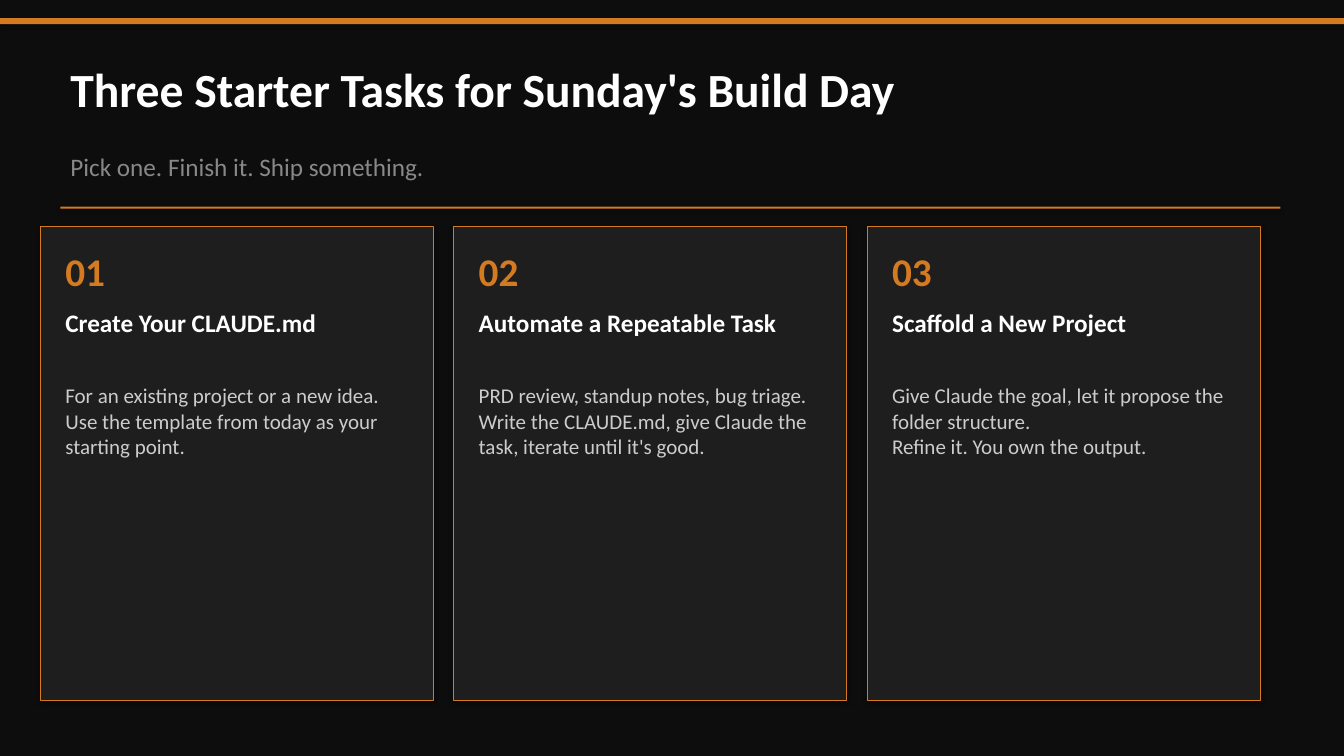
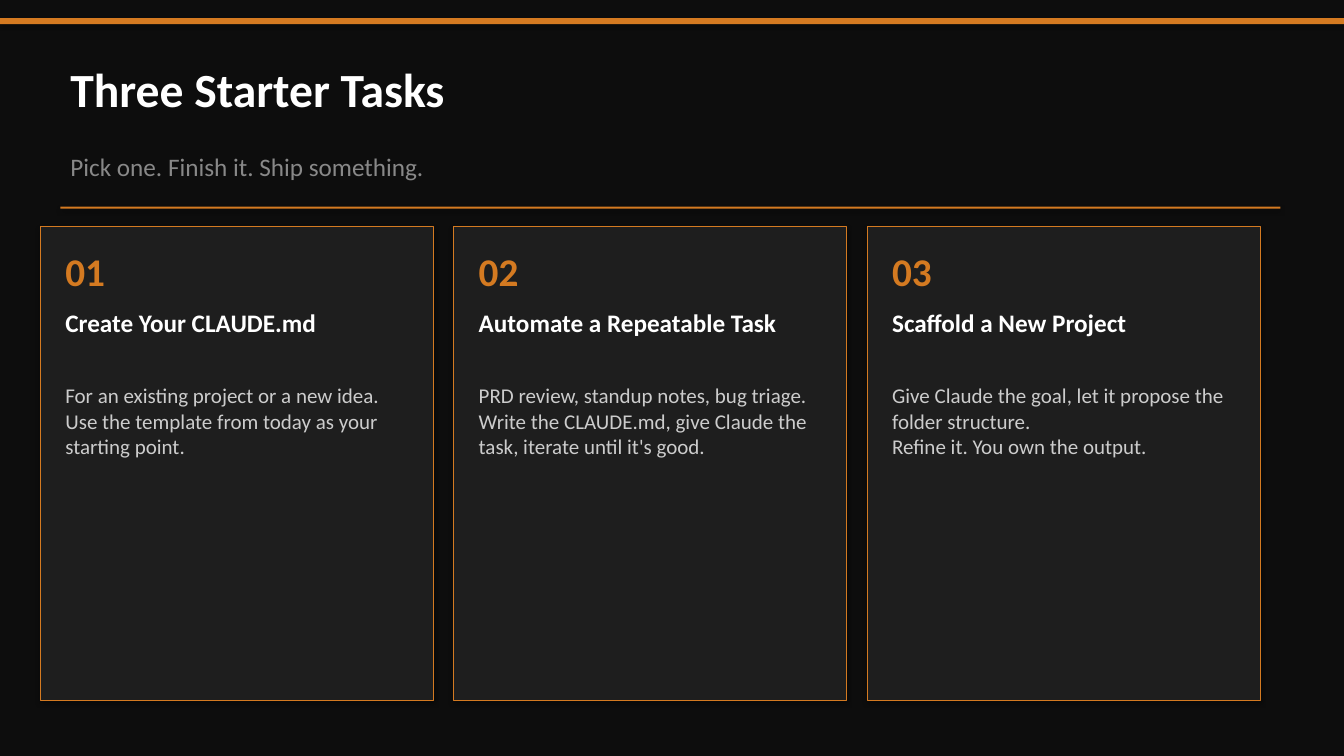
Before and after one commit to qa-aman/next-leap-claude-code, a slide deck: slide 15 of 02-presentation/Session-1-Claude-Code-NextLeap.pptx. Drawn at 1344x756 pixels with LibreOffice and Linux fonts; fonts in the diff are those of the drawing. Boxes give left, top, right and bottom in pixels: in the first picture for what was removed or moved away, otherwise in the second. Text is boxed around its words. In the diff, an @@ line names an element or a change of style, - is before the commit and + after.

```diff
--- a/02-presentation/Session-1-Claude-Code-NextLeap.pptx
+++ b/02-presentation/Session-1-Claude-Code-NextLeap.pptx
@@ text at bbox=[70, 73, 445, 108]: text changed @@
-Three Starter Tasks for Sunday's Build Day
+Three Starter Tasks
```
Also in this commit, not shown: 3 other slides changed, 1 slide removed, 1 other file.
